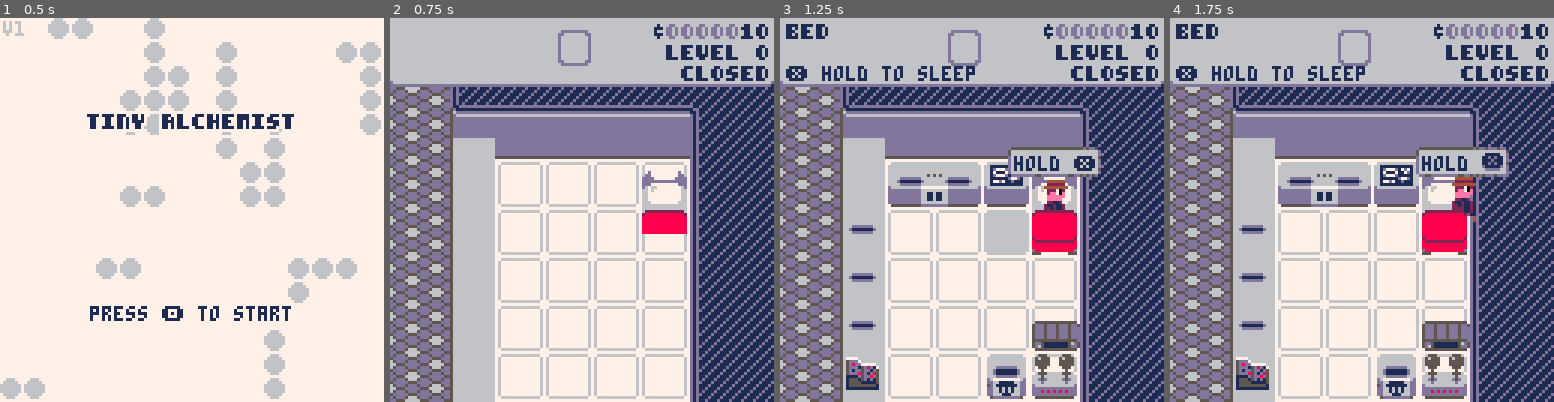
Above: before the commit, frames 1-4 (left to right).
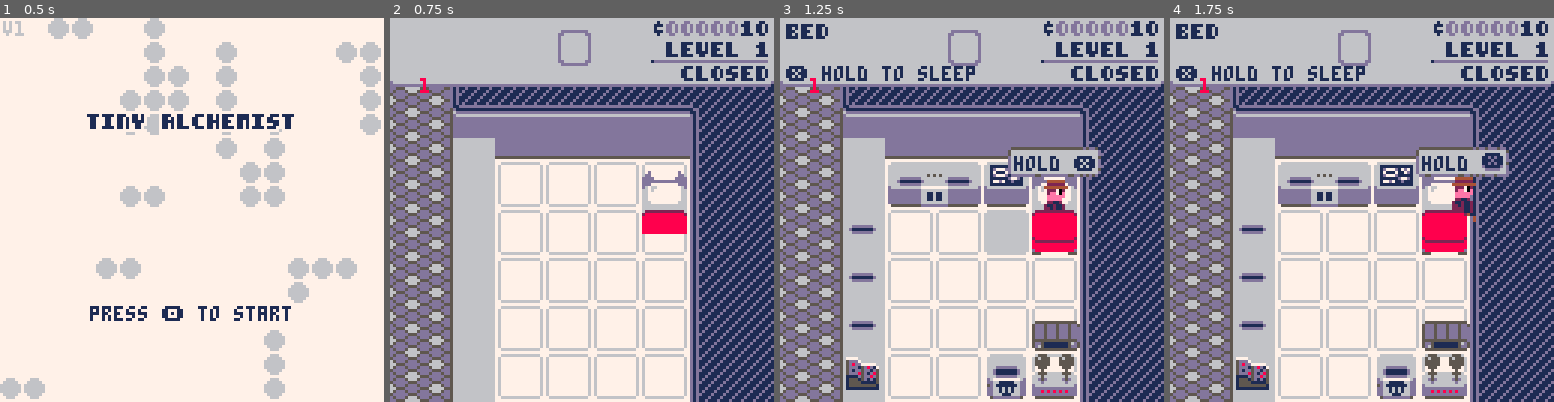
Above: after the commit, the same moments.

Repository: MisterWizard01/tiny_alchemist
Game: PICO-8 cartridge alchemy_2.p8
Two runs of this game, one before a commit and one after it. Both use one fixed random seed, a clock stepped at 60 frames per second and the inputs below.
Inputs:
- Up to frame 1 (0.5 s): tap X (X key) at 0.33 s
- Up to frame 2 (0.75 s): tap O (Z key) at 0.7 s
- Up to frame 3 (1.25 s): tap X (X key) at 1.07 s
- Up to frame 4 (1.75 s): hold Right from 1.6 s (still down); tap O (Z key) at 1.7 s

Frame 1 is identical in both runs. In frame 2, 1.2% of the frame differs, in the area x 7-99%, y 0-20%; in frame 3, 1.2%; in frame 4, 1.2%.

Commit message:
Playtest tweaks - higher margins - some cheaper machines - levels show up on HUD - shape order is a little different - xp per customer, not per trade? - pick a level per customer, not per pot - fix ratios? - make treadmill a bit more powerful - only tip/level up when selling - unlock machines at correct levels - actually inlcude chicken w nest

Diff:
--- a/alchemy_2.p8
+++ b/alchemy_2.p8
@@ -50,7 +50,6 @@
 	power=0
 	capacity=0
 	charge=0
-	power_draw=0
 
 	butt_hold=0
 	shop_size=14
@@ -66,12 +65,13 @@
 	--starting materials
 	upcharge=split"1,2,2,2,2,1.5,1.5,2,2,2,2,2.5,2.5,2.5,2.5,2.5,2.5,2.5,2.5,3,3,3,3,4,4,4,4,4,4,4,4"
 	upcharge[0]=1
-	mats=split2d"0,1|0,0,1,1,2,3|0,0,1,1,2,3,6,7|0,0,1,1,2,3,6,7|0,0,0,0,1,1,1,1,2,2,3,3,6,6,7,7,8,9,10,11|0,0,0,0,1,1,1,1,2,2,3,3,4,4,5,5,6,6,7,7,8,9,10,11|0,0,0,0,1,1,1,1,2,2,3,3,4,4,5,5,6,6,7,7,8,9,10,11|0,0,0,0,1,1,1,1,2,2,3,3,4,4,5,5,6,6,7,7,8,9,10,11,12,13,14,15|0,0,0,0,1,1,1,1,2,2,3,3,4,4,5,5,6,6,7,7,8,9,10,11,12,13,14,15,16,17,18,19|0,0,0,0,1,1,1,1,2,2,3,3,4,4,5,5,6,6,7,7,8,9,10,11,12,13,14,15,16,17,18,19|0,0,0,0,1,1,1,1,2,2,3,3,4,4,5,5,6,6,7,7,8,9,10,11,12,13,14,15,16,17,18,19,20,21,22,23|0,0,0,0,0,0,0,0,1,1,1,1,1,1,1,1,2,2,2,2,3,3,3,3,4,4,4,4,5,5,5,5,6,6,6,6,7,7,7,7,8,8,9,9,10,10,11,11,12,12,13,13,14,14,15,15,16,16,17,17,18,18,19,19,20,20,21,21,22,22,23,23,24,25,26,27,28,29,30,31"
+--	mats=split2d"0,1|0,0,1,1,2,3|0,0,1,1,2,3|0,0,1,1,2,3|0,0,1,1,2,3,4,5|0,0,1,1,2,3,4,5,6,7|0,0,0,0,1,1,1,1,2,2,3,3,4,4,5,5,6,6,7,7,8,9,10,11|0,0,0,0,1,1,1,1,2,2,3,3,4,4,5,5,6,6,7,7,8,9,10,11,16,17,18,19|0,0,0,0,1,1,1,1,2,2,3,3,4,4,5,5,6,6,7,7,8,9,10,11,16,17,18,19,20,21,22,23|0,0,0,0,0,0,0,0,1,1,1,1,1,1,1,1,2,2,2,2,3,3,3,3,4,4,4,4,5,5,5,5,6,6,6,6,7,7,7,7,8,8,9,9,10,10,11,11,16,16,17,17,18,18,19,19,20,20,21,21,22,22,23,23,24,25,26,27,28,29,30,31"
+	mats=split2d"0,1|0,1,2,3|0,1,2,3|0,1,2,3|0,1,2,3,4,5|0,1,2,3,4,5,6,7|0,1,2,3,4,5,6,7,8,9,10,11|0,1,2,3,4,5,6,7,8,9,10,11,16,17,18,19|0,1,2,3,4,5,6,7,8,9,10,11,16,17,18,19,20,21,22,23|0,1,2,3,4,5,6,7,8,9,10,11,16,17,18,19,20,21,22,23,24,25,26,27,28,29,30,31"
 
 	--levels
 	input_sizes= split2d"1,1|1,1     |2,1, 1,2|1,1, 2,1, 1,2|1,1, 2,1, 1,2|1,1, 2,1, 1,2, 2,2|1,1, 2,1, 1,2, 2,2|1,1, 2,1, 1,2, 2,2|1,1, 2,1, 1,2, 2,2"
 	output_sizes=split2d"2,1|2,1, 1,2|1,1     |1,1, 2,1, 1,2|1,1, 2,1, 1,2|1,1, 2,1, 1,2, 2,2|1,1, 2,1, 1,2, 2,2|1,1, 2,1, 1,2, 2,2|1,1, 2,1, 1,2, 2,2"
-	mach_unlock=split"2,10,10,0,1,7,5,8,11,11,3,9,7,0"
+	mach_unlock=split"3,10,10,1,2,8,6,9,4,4,7,4,5,1"
 
 	--title screen background
 	bkg={}
@@ -90,16 +90,16 @@
 		end
 	end
 
-	turn_cw= split"1, 3,2, 4,5, 7,6, 11,8,9,10, 15,12,13,14, 19,16,17,18, 21,20,23,22, 27,24,25,26, 31,28,29,30"
-	turn_ccw=split"1, 3,2, 4,5, 7,6, 9,10,11,8, 13,14,15,12, 17,18,19,16, 21,20,23,22, 25,26,27,24, 29,30,31,28"
-	flip_h=  split"1, 2,3, 5,4, 7,6, 8,9,11,10, 12,15,14,13, 18,17,16,19, 22,23,20,21, 28,31,30,29, 24,27,26,25"
-	flip_v=  split"1, 2,3, 5,4, 7,6, 11,10,9,8, 14,13,12,15, 16,19,18,17, 22,23,20,21, 30,29,28,31, 26,25,24,27"
+	turn_cw= split"1, 3,2, 5,4, 6,7, 11,8,9,10, 15,12,13,14, 19,16,17,18, 21,20,23,22, 27,24,25,26, 31,28,29,30"
+	turn_ccw=split"1, 3,2, 5,4, 6,7, 9,10,11,8, 13,14,15,12, 17,18,19,16, 21,20,23,22, 25,26,27,24, 29,30,31,28"
+	flip_h=  split"1, 3,2, 4,5, 7,6, 8,9,11,10, 12,15,14,13, 18,17,16,19, 22,23,20,21, 28,31,30,29, 24,27,26,25"
+	flip_v=  split"1, 3,2, 4,5, 7,6, 11,10,9,8, 14,13,12,15, 16,19,18,17, 22,23,20,21, 30,29,28,31, 26,25,24,27"
 	turn_cw[0]=0
 	turn_ccw[0]=0
 	flip_h[0]=0
 	flip_v[0]=0
 
-	mach_data=split2d("h cut,1,2,50,separates the top\nand bott …(754 unchanged characters)… alse,1,0,0,0,0,0,0,0,0,0,0,0|dynamo,1,1,100,generates power\nwhen running on an\nadjacent treadmill.,1,false,1,0,0,0,0,0,0,0,0,0,0,0|storage,2,2,40,a place to store\nyour potions.,0,true,1,0,0,0,0,0,0,0,0,0,0,0|battery,1,1,50,stores unused power.,0,false,1,0,60,71,3,7,0,0,0,0,0,0|nest,1,1,30,chicken include …(304 unchanged characters)…
+	mach_data=split2d("h cut,1,2,50,separates the top\nand bott …(754 unchanged characters)… alse,1,0,0,0,0,0,0,0,0,0,0,0|dynamo,1,1,30,generates power\nwhen running on an\nadjacent treadmill.,1,false,1,0,0,0,0,0,0,0,0,0,0,0|storage,2,2,40,a place to store\nyour potions.,0,true,1,0,0,0,0,0,0,0,0,0,0,0|battery,1,1,30,stores unused power.,0,false,1,0,60,71,4,6,0,0,0,0,0,0|nest,1,1,30,chicken include …(304 unchanged characters)…
 	mach_sprs=split2d("128,129,144,145,160,161,176,177|128,129,144,145,160,161,176,177|128,130,160,129,176,146,146,177|128 …(314 unchanged characters)…
 	blup_sprs=split2d("141,143,157,159,157,159,173,175|141,143,157,159,157,159,173,175|141,142,142,143,173,174,174,175|141 …(314 unchanged characters)…
 
@@ -171,7 +171,6 @@
 	act_x,act_y=0,0
 
 	birds={}
---	add_bird(nest.x+4,nest.y)
 
 	dia_y,dia_y_targ,dia_text=
 		128,95,""
@@ -368,17 +367,18 @@
 					elseif cur_cust then
 						del(cust,cur_cust)
 						cur_cust=nil
-						local traded
+						local sold=false
 						for i=1,3 do
 							local oc=offer_counters[i]
+							sold=sold or oc.buy and
+								oc.pots[1]
 							oc.pots={}
-							traded=traded or oc.trade
 						end
-						if traded then
+						if sold then
 							--tip for fast service
 							--960 frames = 1 hour
 							money+=max(0,2-(⧗-deal⧗)\480)
-							level+=1
+							level+=.125
 						end
 						sfx"7"
 					end
@@ -391,7 +391,6 @@
 	local p=min(mach_count[12],charge)
 	charge-=p
 	power+=p
-	power_draw=0
 
 	for m in all(machines) do
 		--ready up
@@ -399,9 +398,6 @@
 		if pots then
 			m.ready=
 				m.condition(unpack(pots,1,2))
-		end
-		if m.ready[1] then
-			power_draw+=1
 		end
 		add(lab_sprs,m)
 
@@ -417,11 +413,13 @@
 	end
 
 	--run machines
-	while power>0 and power_draw>0 do
+	--★
+	for i=1,#machines do
+		if power==0 then break end
 		local m=machines[1]
 		if m.ready[1] then
 			power-=1
-			m.prog+=.125--m.consum
+			m.prog+=1
 			if m.prog>=m.max_prog then
 				m.prog=0
 				m.pots=m.process(m.pots)
@@ -483,9 +481,11 @@
 		cur_cust=cust[1]
 		for i=1,3 do
 			local oc=offer_counters[i]
-			local buy=i==1 or i==2 and rnd()>0.5
+			local lvl=mid(#output_sizes,
+				flr(rnd(level)),1)
+			local buy=i==1 or i==2 and lvl>=3
 			local pot,price=
-				rand_offer(buy)
+				rand_offer(lvl,buy)
 			--buy/sell from the
 			--customer's perspective
 			if not buy then
@@ -493,7 +493,7 @@
 			end
 			oc.price=price
 			oc.offer_pot=pot
-			oc.trade=false
+			oc.buy=buy
 		end
 	end
 
@@ -601,9 +601,6 @@
 
 	if btnp(❎) and not sel_mach
 	and butt_hold==0 then
-		for b in all(birds) do
-			b.x,b.y=nest.x+4,nest.y
-		end
 		웃.x,웃.y=editor.x+4,editor.y
 		_upd=update_game
 		_drw=draw_game
@@ -613,6 +610,10 @@
 		if can_place and sel_mach then
 			--place machine
 			add(machines,sel_mach)
+			if sel_mach.name=="nest" then
+				sel_mach.bird.x,sel_mach.bird.y=
+					sel_mach.x+4,sel_mach.y
+			end
 			sel_mach=nil
 		elseif m and not sel_mach then
 			--pick up machine
@@ -626,7 +627,6 @@
 			show_dia(expand_dia)
 		elseif cur_y<0 then
 			_upd=update_shop
---			_drw=draw_shop
 		end
 	end
 
@@ -657,7 +657,7 @@
 			sel_mach=nil
 			mach_count[typ]-=1
 			if typ==12 then --battery
-				capacity-=960
+				capacity-=120
 			end
 		end
 		butt_hold+=1
@@ -852,7 +852,7 @@
 	elseif face_mach then
 		--register key prompt
 	 if face_mach.name=="register"
-		and cur_cust or tme<=540 then
+		and (cur_cust or tme<=540) then
 			key_prompt("❎")
 		end
 	end
@@ -994,7 +994,8 @@
 	if cur_y<0 then
 		pal(1,12)
 	end
-	local x,y=lab_2_world(lab_w/2,-1)
+	local x,y=
+		lab_2_world(lab_w/2,-1)
 	oprintc("\14buy machines",
 		x,y-4,6,1)
 
@@ -1013,7 +1014,7 @@
 	local name,w,h,price,desc=
 		unpack(mach_data[sel])
 	rrectfill2(8,29-shop_slide,33,33,1)
-	if level\25<mach_unlock[sel] then
+	if level<mach_unlock[sel] then
 		name="locked"
 		desc="level up to unlock"
 		print(lock,22,44-shop_slide,13)
@@ -1061,14 +1062,14 @@
 			md=mach_data[ind]
 			rectfill2(x+2,68-shop_slide,
 					9,7,6)
-			if level\25<mach_unlock[ind] then
+			if level<mach_unlock[ind] then
 				print(lock,x+4,
 					69-shop_slide,14)
 			elseif md[10]>0 then
 				sspr(md[10],md[11],9,7,x+2,
 					68-shop_slide)
 			else
-				print(sub(md[1],1,1),x+5,
+				print(md[1][1],x+5,
 					69-shop_slide,1)
 			end
 		end
@@ -1745,14 +1746,10 @@
 	and a.br==b.br
 end
 
-function rand_offer(buy)
-	local pot
-	local l=min(rnd(level)\25+1,#output_sizes)
-	if buy then
-		pot=rand_pot(mats[l],output_sizes[l])
-	else
-		pot=rand_pot(mats[l],input_sizes[l])
-	end
+function rand_offer(lvl,buy)
+	local pot=rand_pot(mats[lvl],
+		buy and output_sizes[lvl] or
+		input_sizes[lvl])
 	local price,r=0,rnd(3)+1
 	--buy/sell from the
 	--customer's perspective
@@ -1835,12 +1832,12 @@
 	elseif name=="bed" then
 		bed,m.h,m.oy=m,8,24
 	elseif name=="nest" then
-		nest=m
 		half_box(m)
+		m.bird=add_bird(x+4,y)
 	elseif name=="treadmill" then
 		m.w,m.h=0,0
 	elseif name=="battery" then
-		capacity+=960
+		capacity+=120
 	end
 
 	return m
@@ -1934,7 +1931,7 @@
 			dynamos+=1
 		end
 	end
-	power+=8*dynamos
+	power+=2*dynamos
 	웃.frame=1
 	m.frame=(m.frame+1)%4
 end
@@ -2182,8 +2179,12 @@
 
 	print_money(txt_col)
 	printr(txt_col.."\14level "..
-		level\25,127,9)
+		flr(level),127,8)
+	line(87,14,125,14,13)
+	line(87,14,87+(level%1)*40,
+		14,txt_col)
 	print_time(txt_col)
+	print(level,10,20,8)
 end
 
 --prints formatted money
@@ -2193,7 +2194,7 @@
 	while #m_str<9 do
 		m_str="0"..m_str
 	end
-	printr("\014$\fd"..m_str,127,2,col)
+	printr("\014$\fd"..m_str,127,1,col)
 end
 
 --col is a string control code
@@ -2217,7 +2218,7 @@
 function save_game()
 	poke2(0x5e00,day)
 	poke2(0x5e02,money)
-	poke(0x5e04,level)
+	poke(0x5e04,level*8)
 	--todo: character appearance
 	-- 0x5e05-0x5e07
 	local data=save_pot(hold)
@@ -2252,7 +2253,7 @@
 	day=%0x5e00
 	money=%0x5e02
 	show_money=money
-	level=@0x5e04
+	level=@0x5e04/8
 
 	--todo: load character appearance
 
@@ -2298,13 +2299,13 @@
 end
 
 __gfx__
-77ccc77733333337999999979777779775557777777555777777447774477777877777777777778788888887888888877ee7ee777ee77777777777777777ee77
-7ccccc773333333779999977997779977755575757555777777744474447777788777777777778877888888788888877eeeeeee7eeee7777777e7777777eeee7
-ccccccc73333333777999777999799977555555755555577777444474444777788877777777788877788888788888777eeeeeee7eeeee77777eee77777eeeee7
-ccccccc733333337777977779999999755555557555555577744477777444777888877777778888777788887888877777eeeee777eeeee777eeeee777eeeee77
-ccccccc7333333377799977799979997555555777555555744447777777444478888877777888887777788878887777777eee777eeeee777eeeeeee777eeeee7
-7ccccc773333333779999977997779975755577777555757444777777777444788888877788888877777788788777777777e7777eeee7777eeeeeee7777eeee7
-77ccc7773333333799999997977777977775557775557777744777777777447788888887888888877777778787777777777777777ee777777ee7ee777777ee77
+77ccc77733333337777744777447777799999997977777977555777777755577877777777777778788888887888888877ee7ee777ee77777777777777777ee77
+7ccccc773333333777774447444777777999997799777997775557575755577788777777777778877888888788888877eeeeeee7eeee7777777e7777777eeee7
+ccccccc73333333777744447444477777799977799979997755555575555557788877777777788877788888788888777eeeeeee7eeeee77777eee77777eeeee7
+ccccccc733333337774447777744477777797777999999975555555755555557888877777778888777788887888877777eeeee777eeeee777eeeee777eeeee77
+ccccccc7333333374444777777744447779997779997999755555577755555578888877777888887777788878887777777eee777eeeee777eeeeeee777eeeee7
+7ccccc773333333744477777777744477999997799777997575557777755575788888877788888877777788788777777777e7777eeee7777eeeeeee7777eeee7
+77ccc7773333333774477777777744779999999797777797777555777555777788888887888888877777778787777777777777777ee777777ee7ee777777ee77
 77777777777777777777777777777777777777777777777777777777777777777777777777777777777777777777777777777777777777777777777777777777
 71111177717771777111117771111177bbbb7777777777b7777bbbb7b777777777ddd77777dd777777dd7777777dd77777ddd77777dd7777777dd777777dd777
 111777171777771717771117111111177bbbb77777bbbbb777bbbb77bbbbb7777ddddd777ddd7777777d7777777ddd777ddddd777ddd7777777d7777777ddd77
